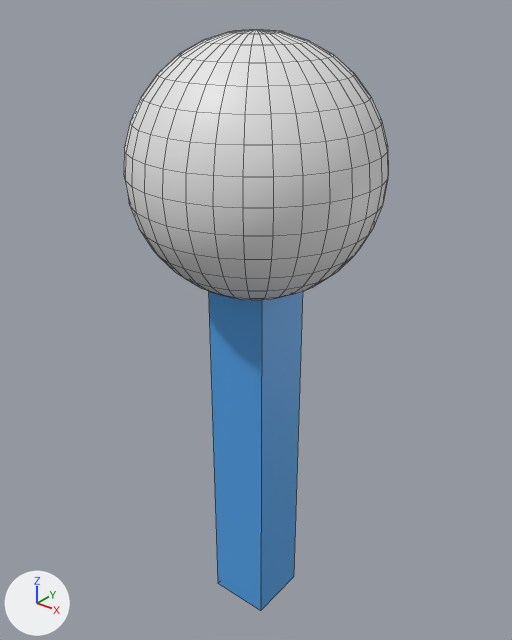
The Blender file Assets/Pole.blend as it was, and as the next commit left it.
Rendered twice from a camera (50 mm lens) standing at (5.89, -7.37, 4.27) and looking at (-0.15, 0.18, -0.41). The lights are fixed; the arrows at lower left show +X, +Y and +Z. Mesh edges are drawn as thin lines.
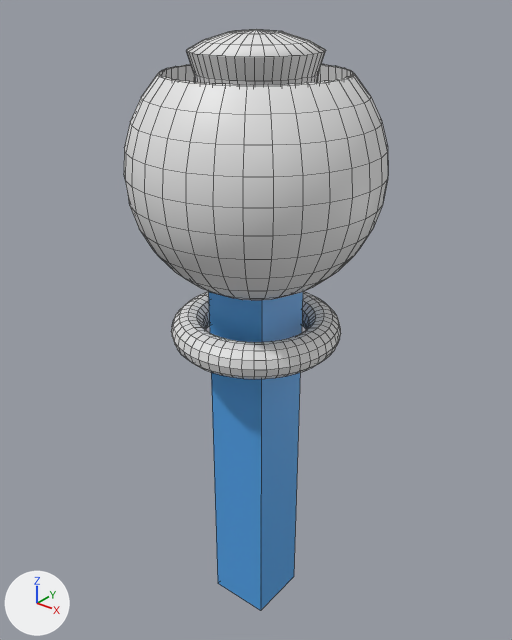
Location of each change, [x1, y1, x2, y2] in pixels of the pictures (512 x 640 px):
'Torus', added: after [171, 292, 341, 379]
part 1 of me_sphere, built on: [158, 40, 354, 87] in both

The change, as a diff of the scene's bpy script:
```diff
--- a/Assets/Pole.blend.py
+++ b/Assets/Pole.blend.py
@@ me_sphere @@
 # used by ob_sphere; location = (0.0, 0.0, 1.93); scale = (1.75, 1.75, 1.75)
-me_sphere.from_pydata(...)  # 482 vertices, 512 faces; spans x -1.0..1.0, y -1.0..1.0, z -1.0..1.0
+me_sphere.from_pydata(...)  # 1010 vertices, 992 faces; spans x -1.0..1.0, y -1.0..1.0, z -1.0..1.0
+# me_sphere part 1: 32 vertices removed from x -0.56..0.56, y -0.56..0.56, z 0.83; 560 vertices added at x -0.72..0.72, y -0.72..0.72, z 0.01..0.86
@@ me_torus @@
+me_torus.from_pydata(...)  # a torus around z (ring radius 1.0, tube radius 0.25) spanning x -1.25..1.25, y -1.25..1.25, z -0.25..0.25
@@ ob_torus @@
+ob_torus = bpy.data.objects.new('Torus', me_torus)
+ob_torus.location = (0.0, 0.0, -0.43)
```
